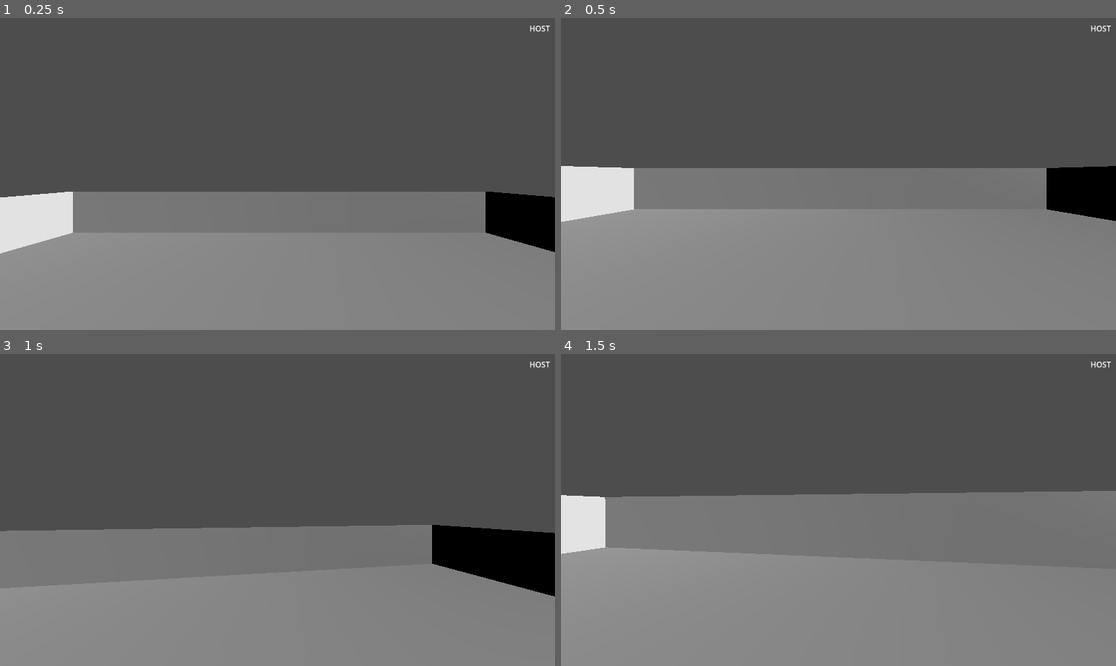
Above: before the commit, frames 1-4 (two rows, left to right).
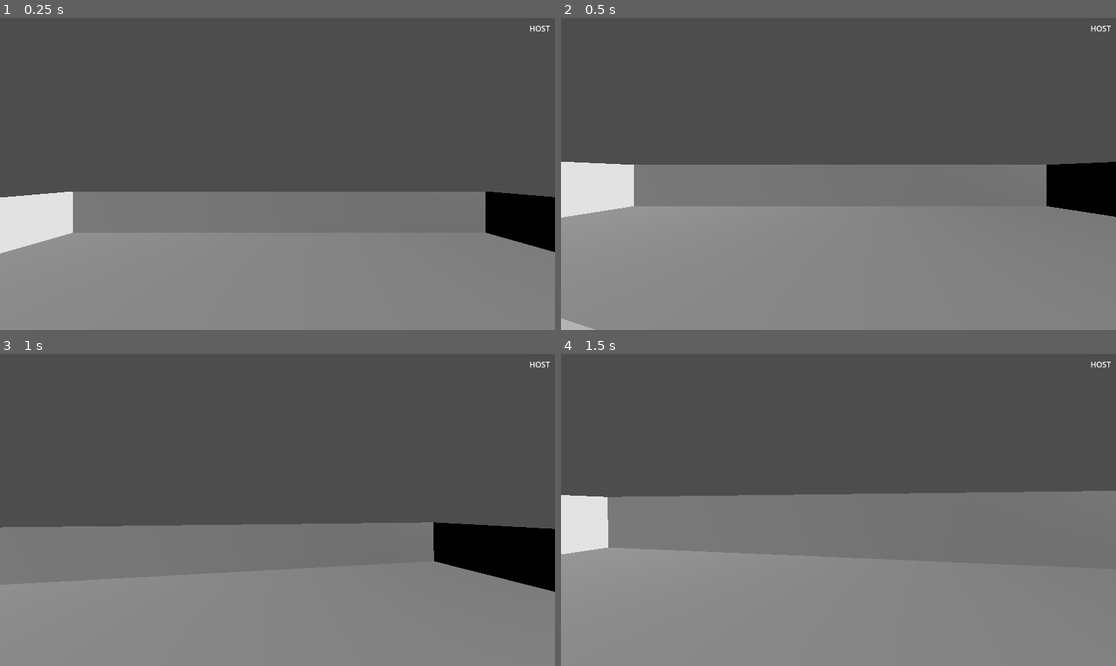
Above: after the commit, the same moments.

Repository: gonkhub/Crater
Game: Godot game, scene res://world.tscn
The game is run twice, just before and just after one commit, with the same random seed, the same clock (stepped at 60 frames per second) and the same inputs. This scene is started directly instead of the project's main scene.
Inputs (mouse positions are in pixels of both pictures, inside the frame that each line leads up to):
- Up to frame 1 (0.25 s): no input
- Up to frame 2 (0.5 s): no input
- Up to frame 3 (1 s): tap Enter at 0.5 s; move the mouse to (305, 510) at 0.52 s; hold W (up) from 0.53 s (still down); hold Shift (slide) from 0.53 s (still down); click (305, 510) at 0.67 s; tap Space (jump) at 0.77 s
- Up to frame 4 (1.5 s): keep holding W (up); move the mouse to (810, 510) at 1.27 s; release Shift (slide) at 1.28 s; tap Tab at 1.35 s

Frame 1 is identical in both runs. In frame 2, 1.8% of the frame differs, in the area x 0-100%, y 46-100%; in frame 3, 1.3%; in frame 4, less than 0.1%.

Commit message:
Tune ramp collision scale to match navmesh extents
After the X-scale fix the Z face still extended 0.38 units past the navmesh
boundary (world z=0.774 vs navmesh z=0.394), creating a wall NPCs walked into.
Also the Y top fell short of the navmesh top (1.886 vs 2.136 world).
Scale Z to 0.62 and Y to 1.25 so the collision faces align with the baked
navmesh vertices, eliminating the phantom side wall.

Co-Authored-By: Claude Sonnet 4.6 <noreply@anthropic.com>

Diff:
--- a/world.tscn
+++ b/world.tscn
@@ -126,7 +126,7 @@
 skeleton = NodePath("")
 
 [node name="CollisionShape3D" type="CollisionShape3D" parent="NavigationRegion3D/Ramp"]
-transform = Transform3D(3, 0, 0, 0, 1, 0, 0, 0, 1, 0, 0.885689, 0)
+transform = Transform3D(3, 0, 0, 0, 1.25, 0, 0, 0, 0.62, 0, 0.885689, 0)
 shape = SubResource("ConcavePolygonShape3D_2xnc0")
 
 [node name="adio" parent="." instance=ExtResource("4_adio0")]
